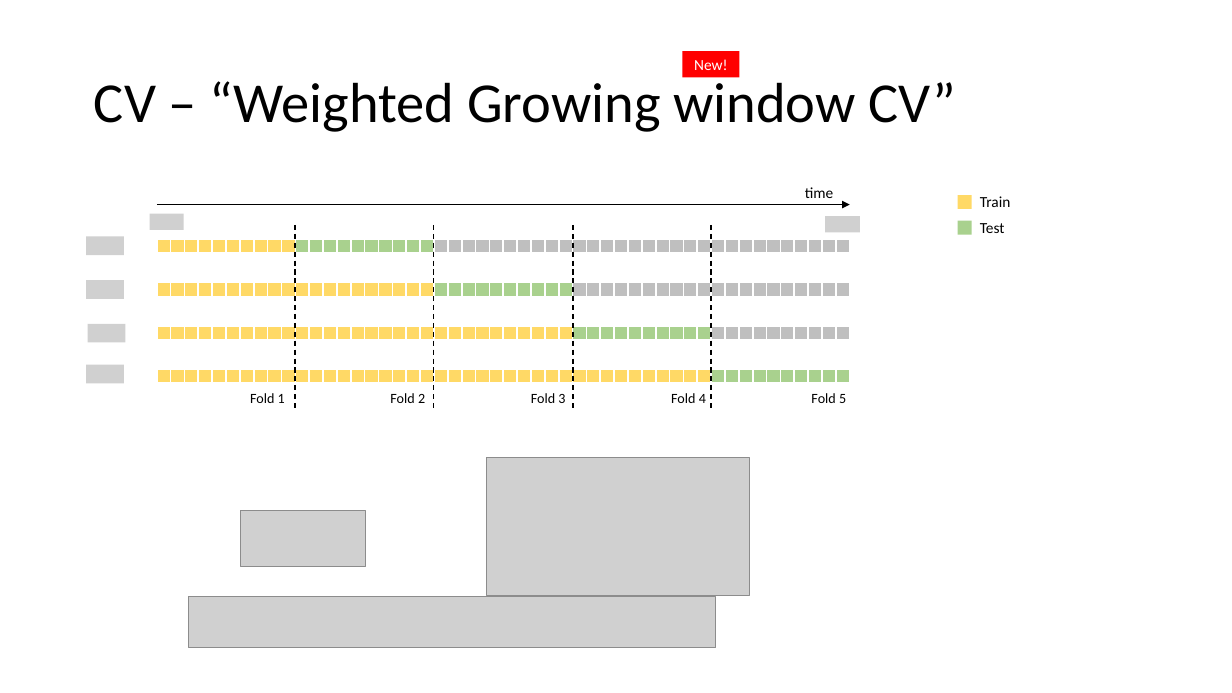
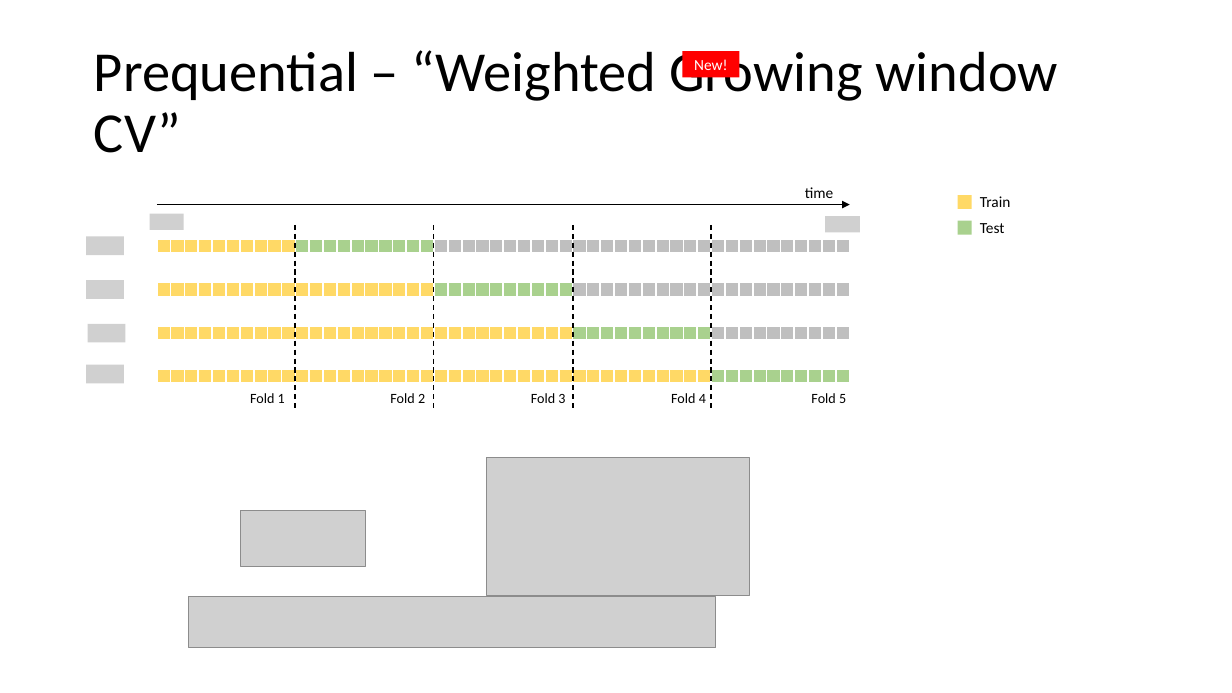
Before and after one commit to MiguelLoureiro98/timecave, a slide deck: slide 19 of papers/.ppt/TimeSeriesCV_14042024.pptx. Drawn at 1232x693 pixels with LibreOffice and Linux fonts; fonts in the diff are those of the drawing; grey boxes stand for pictures. Boxes give left, top, right and bottom in pixels: in the first picture for what was removed or moved away, otherwise in the second. Text is boxed around its words. In the diff, an @@ line names an element or a change of style, - is before the commit and + after.

Commit message:
Implemented Prequential methods. Added file for weight functions. Added file for Markov CV.

```diff
--- a/papers/.ppt/TimeSeriesCV_14042024.pptx
+++ b/papers/.ppt/TimeSeriesCV_14042024.pptx
@@ title at <box>94,50,1057,153</box>: text changed @@
-CV – “Weighted Growing window CV”
+Prequential – “Weighted Growing window CV”
```
Also in this commit, not shown: 3 other files.
